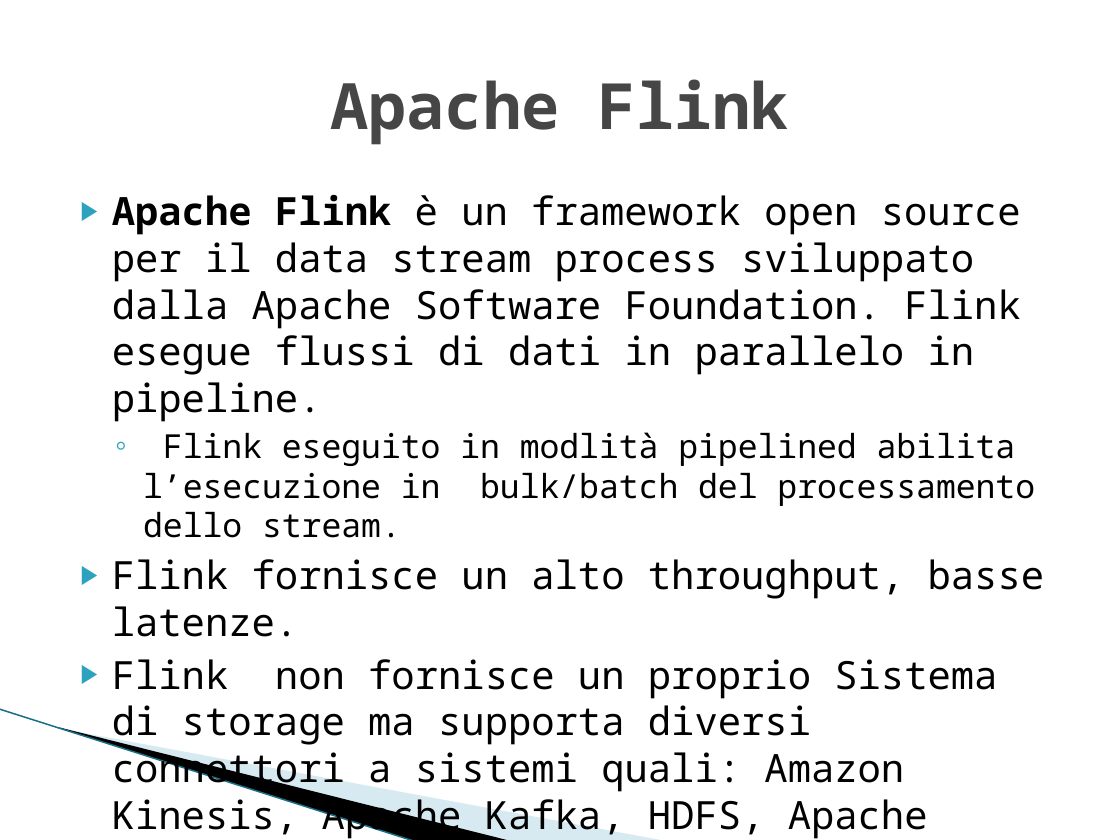
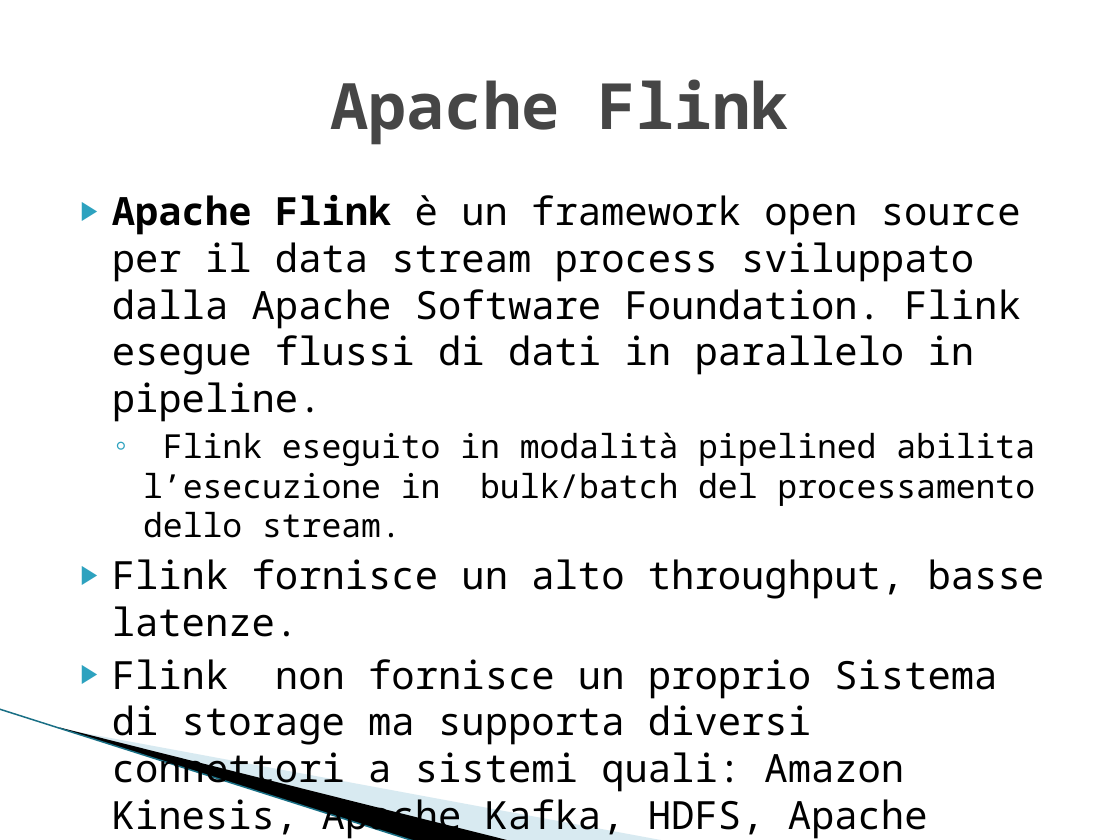
Before and after one commit to alexiey91/Flink, a slide deck: slide 6 of SABD2.pptx. Drawn at 1120x840 pixels with LibreOffice and Linux fonts; fonts in the diff are those of the drawing; background and template pictures are left out. Boxes give left, top, right and bottom in pixels: in the first picture for what was removed or moved away, otherwise in the second. Text is boxed around its words. In the diff, an @@ line names an element or a change of style, - is before the commit and + after.

Commit message:
presentazione

```diff
--- a/SABD2.pptx
+++ b/SABD2.pptx
@@ text at (x1=143, y1=432, x2=1035, y2=538): text changed @@
-  ◦ Flink eseguito in modlità pipelined abilita l’esecuzione in bulk/batch del processamento dello stream.
+  ◦ Flink eseguito in modalità pipelined abilita l’esecuzione in bulk/batch del processamento dello stream.
```
Also in this commit, not shown: 7 other slides changed.
